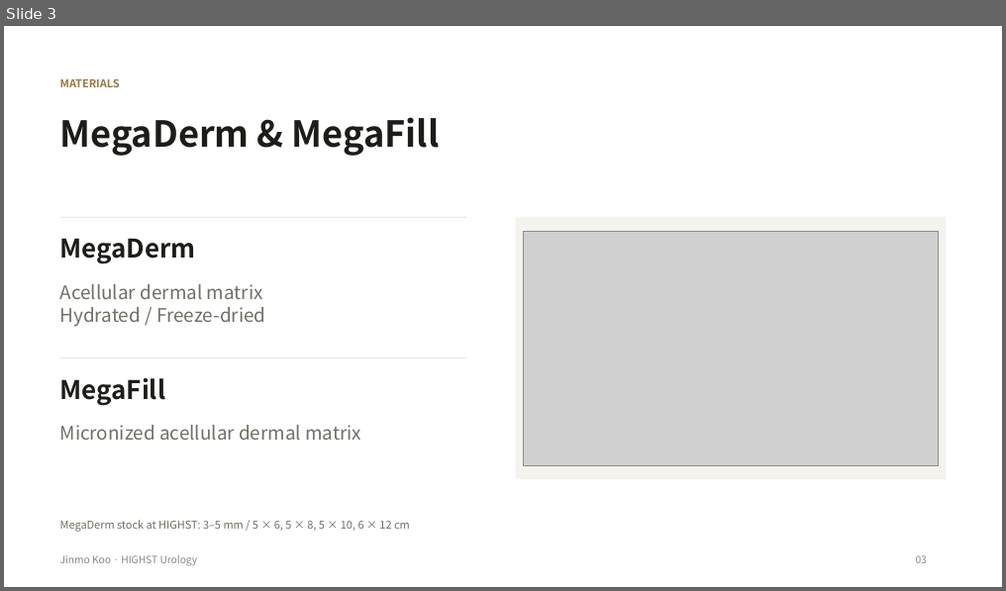
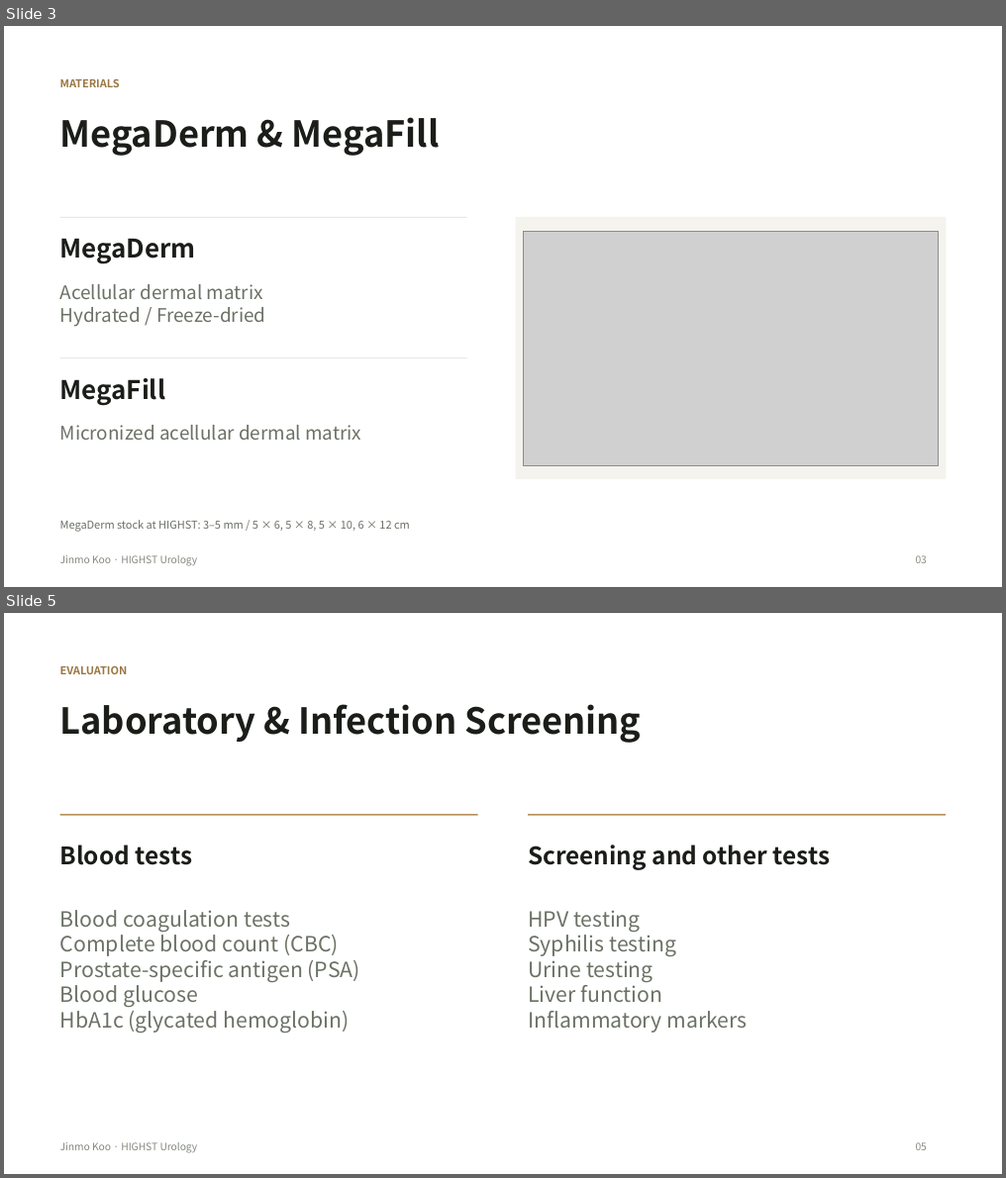
Before and after one commit to notoow/vietnam-urology-webinar, a slide deck: downloads/highst-perioperative-webinar.pptx. Shown one above the other, each under a label of ours: slide 3 before the commit, slides 3 and 5 after it; the slides between them are not shown. The pictures are 1006x591 and 1006x1178 pixels, drawn with LibreOffice and Linux fonts; fonts in the diff are those of the drawing; grey boxes stand for pictures. Boxes give left, top, right and bottom in pixels: in the first picture for what was removed or moved away, otherwise in the second. Text is boxed around its words. In the diff, an @@ line names an element or a change of style, - is before the commit and + after.

Commit message:
Add preoperative questionnaires laboratory tests and physical examination

```diff
--- a/downloads/highst-perioperative-webinar.pptx
+++ b/downloads/highst-perioperative-webinar.pptx
@@ slide 5 added at [4,613,1002,1174], background #FFFFFF @@
@@ text added at [60,665,128,674], 10.5 pt, text #9B7744, bold @@
+EVALUATION
@@ text added at [60,704,642,743], 34.5 pt, text #1B1D19, bold @@
+Laboratory & Infection Screening
@@ rectangle added at [60,814,478,816], fill #B5915D @@
@@ rectangle added at [528,814,945,816], fill #B5915D @@
@@ text added at [60,845,193,865], 23.2 pt, text #1B1D19, bold @@
+Blood tests
@@ text added at [528,845,831,870], 23.2 pt, text #1B1D19, bold @@
+Screening and other tests
@@ text added at [60,910,360,1034], 20.2 pt, text #6B7265 @@
+Blood coagulation tests
+Complete blood count (CBC)
+Prostate-specific antigen (PSA)
+Blood glucose
+HbA1c (glycated hemoglobin)
@@ text added at [528,910,747,1033], 20.2 pt, text #6B7265 @@
+HPV testing
+Syphilis testing
+Urine testing
+Liver function
+Inflammatory markers
@@ text added at [60,1143,198,1154], 9.8 pt, text #858B7E @@
+Jinmo Koo · HIGHST Urology
@@ text added at [916,1143,927,1151], 9.8 pt, text #858B7E @@
+05
```
Also in this commit, not shown: 10 slides changed, 1 other slide added, 6 other files.
